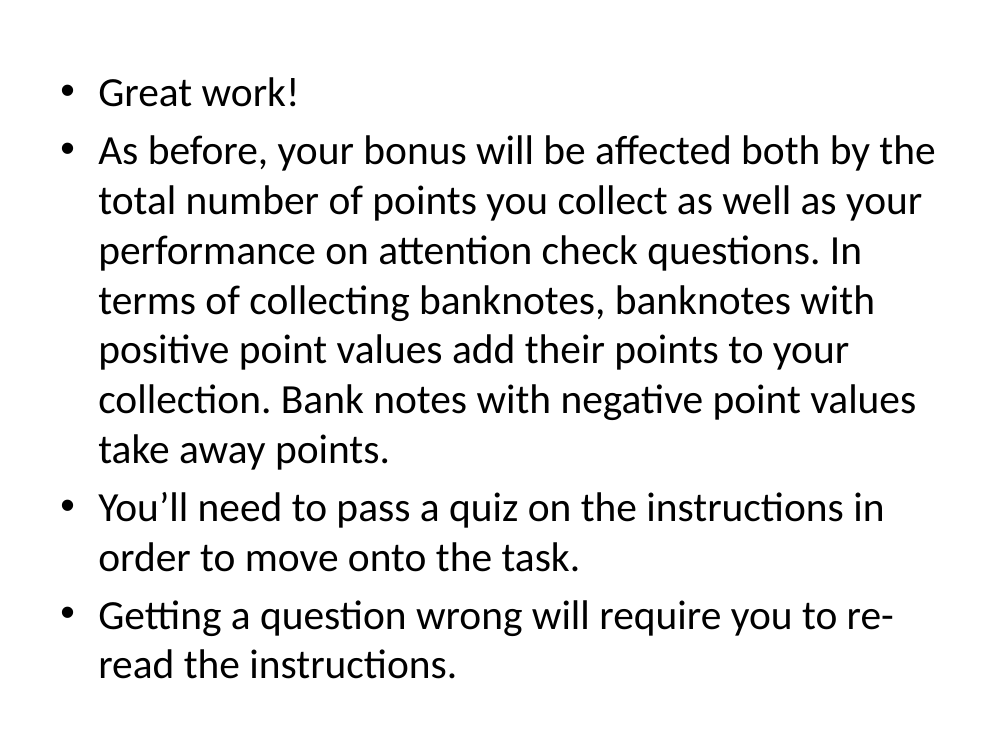
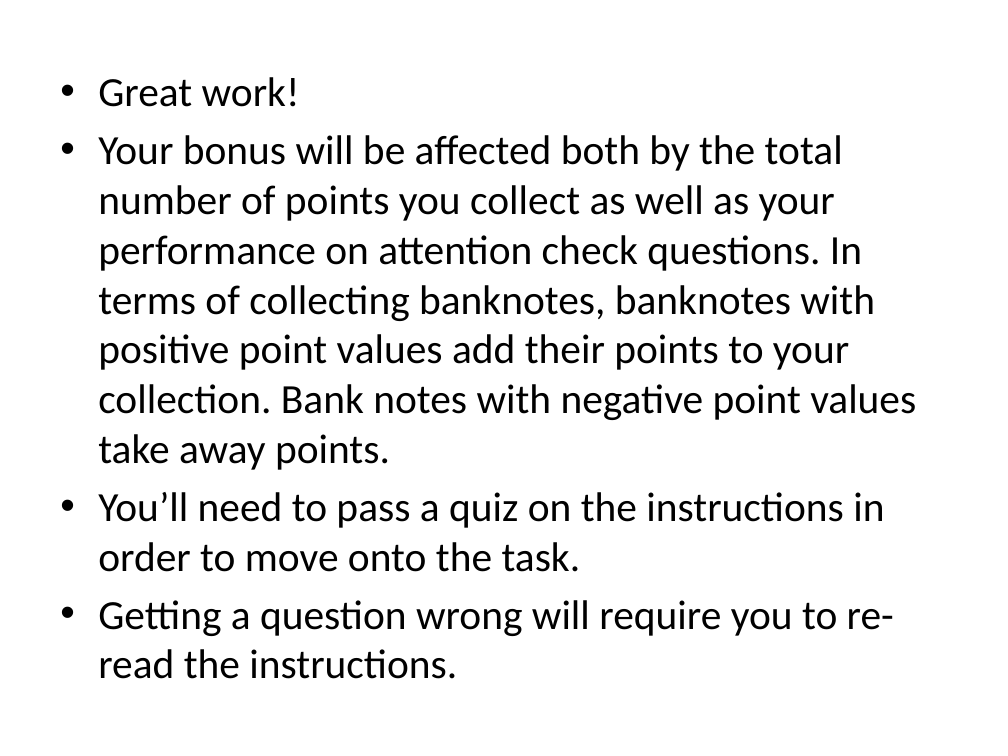
Before and after one commit to evanrussek/Gamble_Task_browser, a slide deck: slide 12 of public/task_ver3/Stimuli/uws_instr_slides_ver2.pptx (slide 15 before the commit). Drawn at 1008x756 pixels with LibreOffice and Linux fonts; fonts in the diff are those of the drawing. Boxes give left, top, right and bottom in pixels: in the first picture for what was removed or moved away, otherwise in the second. Text is boxed around its words. In the diff, an @@ line names an element or a change of style, - is before the commit and + after.

```diff
--- a/public/task_ver3/Stimuli/uws_instr_slides_ver2.pptx
+++ b/public/task_ver3/Stimuli/uws_instr_slides_ver2.pptx
@@ text at [98, 135, 916, 470]: text changed @@
-• As before, your bonus will be affected both by the total number of points you collect as well as your performance on attention check questions. In terms of collecting banknotes, banknotes with positive point values add their points to your collection. Bank notes with negative point values take away points.
+• Your bonus will be affected both by the total number of points you collect as well as your performance on attention check questions. In terms of collecting banknotes, banknotes with positive point values add their points to your collection. Bank notes with negative point values take away points.
```
Also in this commit, not shown: 5 other slides changed, 1 slide added, 4 slides removed, 34 other files.
